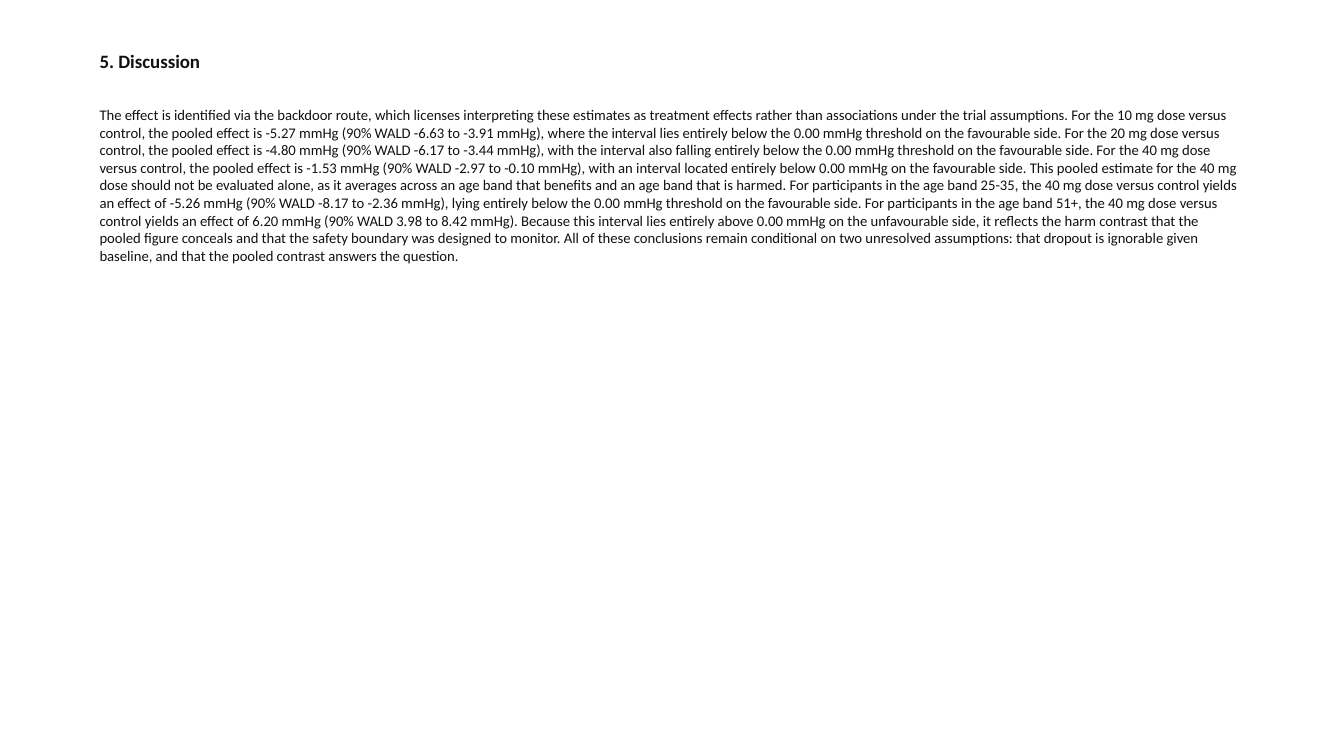
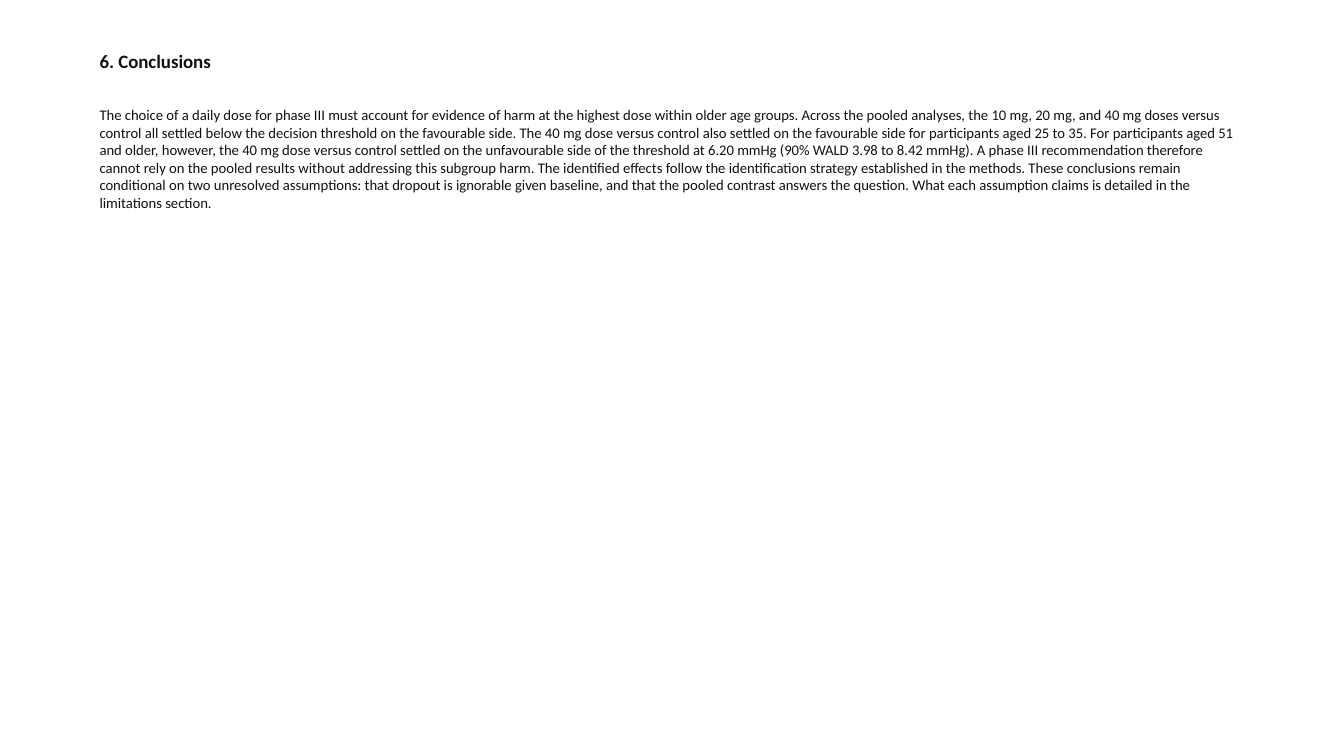
Before and after one commit to redam94/axiom, a slide deck: slide 16 of packages/axiom-dossier/examples/out/hyper3-full.pptx (slide 11 before the commit). Drawn at 1344x756 pixels with LibreOffice and Linux fonts; fonts in the diff are those of the drawing. Boxes give left, top, right and bottom in pixels: in the first picture for what was removed or moved away, otherwise in the second. Text is boxed around its words. In the diff, an @@ line names an element or a change of style, - is before the commit and + after.

```diff
--- a/packages/axiom-dossier/examples/out/hyper3-full.pptx
+++ b/packages/axiom-dossier/examples/out/hyper3-full.pptx
@@ text at box(100, 54, 211, 68): text changed @@
-5. Discussion
+6. Conclusions
@@ text at box(100, 109, 1233, 208): text changed @@
-The effect is identified via the backdoor route, which licenses interpreting these estimates as treatment effects rather than associations under the trial assumptions. For the 10 mg dose versus control, the pooled effect is -5.27 mmHg (90% WALD -6.63 to -3.91 mmHg), where the interval lies entirely below the 0.00 mmHg threshold on the favourable side. For the 20 mg dose versus control, the pooled effect is -4.80 mmHg (90% WALD -6.17 to -3.44 mmHg), with the interval also falling entirely below the 0.00 mmHg threshold on the favourable side. For the 40 mg dose versus control, the pooled effect is -1.53 mmHg (90% WALD -2.97 to -0.10 mmHg), with an interval located entirely below 0.00 mmHg on the favourable side. This pooled estimate for the 40 mg dose should not be evaluated alone, as it averages across an age band that benefits and an age band that is harmed. For participants in the age band 25-35, the 40 mg dose versus control yields an effect of -5.26 mmHg (90% WALD -8.17 to -2.36 mmHg), lying entirely below the 0.00 mmHg threshold on the favourable side. For participants in the age band 51+, the 40 mg dose versus control yields an effect of 6.20 mmHg (90% WALD 3.98 to 8.42 mmHg). Because this interval lies entirely above 0.00 mmHg on the unfavourable side, it reflects the harm contrast that the pooled figure conceals and that the safety boundary was designed to monitor. All of these conclusions remain conditional on two unresolved assumptions: that dropout is ignorable given baseline, and that the pooled contrast answers the question.
+The choice of a daily dose for phase III must account for evidence of harm at the highest dose within older age groups. Across the pooled analyses, the 10 mg, 20 mg, and 40 mg doses versus control all settled below the decision threshold on the favourable side. The 40 mg dose versus control also settled on the favourable side for participants aged 25 to 35. For participants aged 51 and older, however, the 40 mg dose versus control settled on the unfavourable side of the threshold at 6.20 mmHg (90% WALD 3.98 to 8.42 mmHg). A phase III recommendation therefore cannot rely on the pooled results without addressing this subgroup harm. The identified effects follow the identification strategy established in the methods. These conclusions remain conditional on two unresolved assumptions: that dropout is ignorable given baseline, and that the pooled contrast answers the question. What each assumption claims is detailed in the limitations section.
```
Also in this commit, not shown: 10 other slides changed, 4 slides added, 43 other files.
